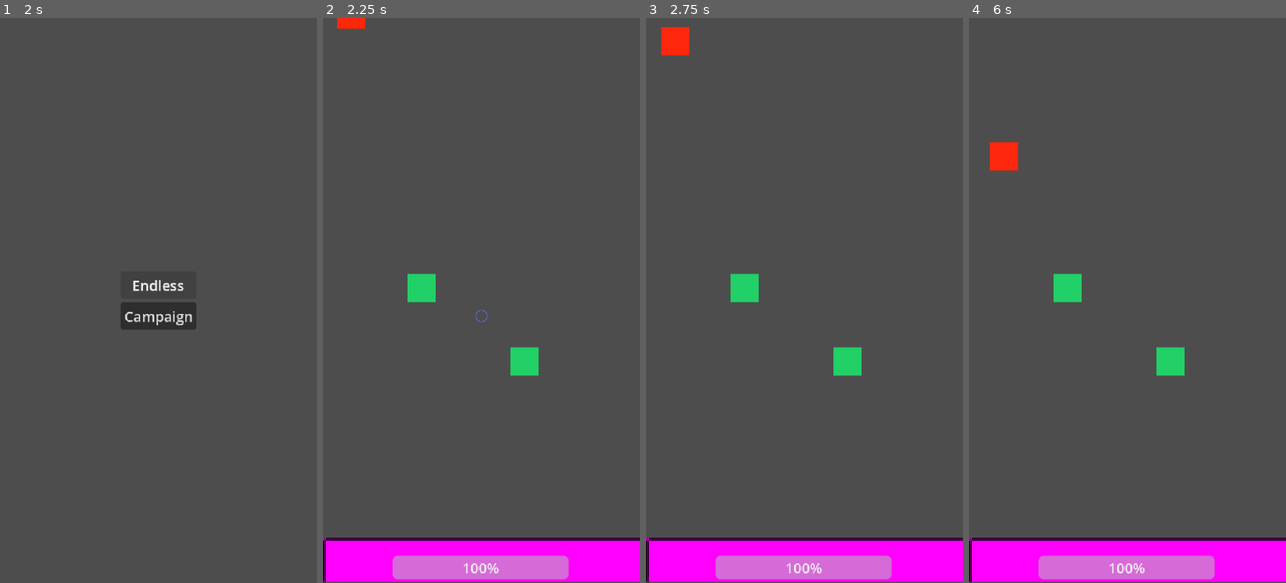
Above: before the commit, frames 1-4 (left to right).
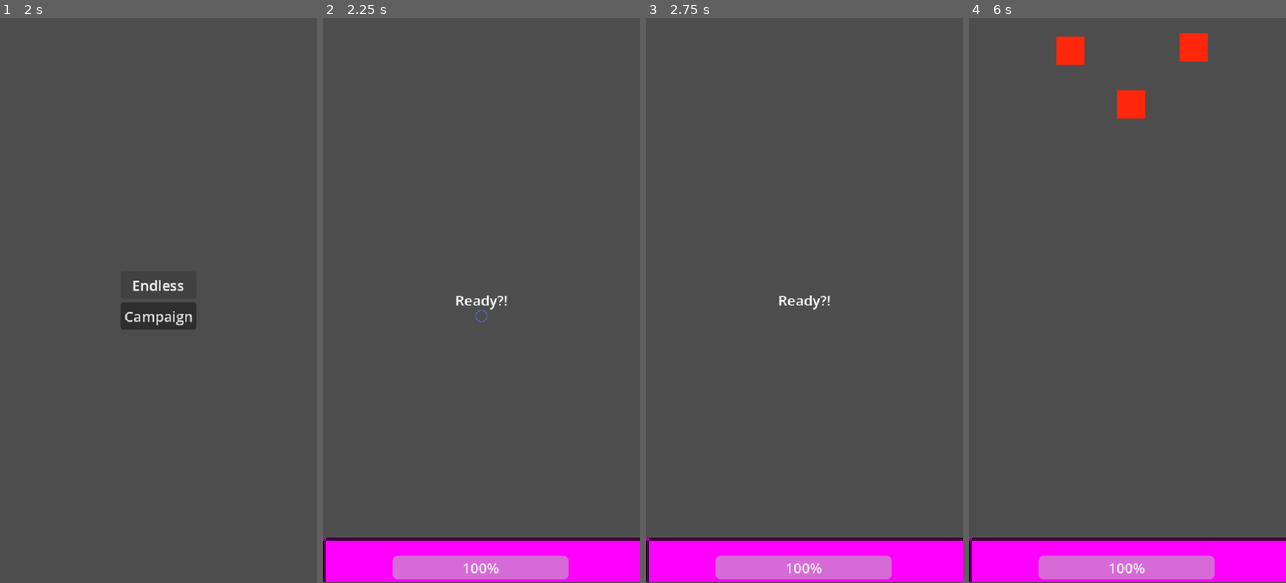
Above: after the commit, the same moments.

Repository: Mholliday6611/giant-siege
Game: Godot game, scene res://scenes/main_menu.tscn
Two runs of this game, one before a commit and one after it. Both use one fixed random seed, a clock stepped at 60 frames per second and the inputs below.
Inputs (mouse positions are in pixels of both pictures, inside the frame that each line leads up to):
- Up to frame 1 (2 s): click "Endless" at 0.5 s; click "Endless" at 1.25 s
- Up to frame 2 (2.25 s): click "Campaign" at 2 s
- Up to frame 3 (2.75 s): no input
- Up to frame 4 (6 s): move the mouse to (1197, 272) at 2.77 s; press the mouse at (1197, 272) at 2.78 s; release the mouse at (1197, 272) at 3.5 s; drag from (1064, 328) to (1140, 46) at 3.52 s; move the mouse to (1159, 176) at 4.27 s; press the mouse at (1159, 176) at 4.28 s; release the mouse at (1159, 176) at 5 s; drag from (1111, 413) to (1127, 560) at 5.02 s; move the mouse to (1222, 385) at 5.77 s; press the mouse at (1222, 385) at 5.78 s

Frame 1 is identical in both runs. In frame 2, 1.2% of the frame differs, in the area x 4-68%, y 0-64%; in frame 3, 1.5%; in frame 4, 2.7%, in the area x 6-76%, y 2-64%.

Commit message:
Update level start ui, test out pathing and waves

Diff:
--- a/scenes/Levels/Level1/level_1.tscn
+++ b/scenes/Levels/Level1/level_1.tscn
@@ -1,15 +1,8 @@
 [gd_scene format=3 uid="uid://cqvtf7iahw6pd"]
 
 [ext_resource type="PackedScene" uid="uid://o0j36srxjy86" path="res://scenes/game_world.tscn" id="1_dcdww"]
-[ext_resource type="PackedScene" uid="uid://tyefx43gyss4" path="res://scenes/citizen.tscn" id="2_k7a52"]
 
 [node name="Level1" type="Node2D" unique_id=406393790]
 
 [node name="GameWorld" parent="." unique_id=404435621 instance=ExtResource("1_dcdww")]
 waves = 2
-
-[node name="Citizen" parent="." unique_id=1736395255 instance=ExtResource("2_k7a52")]
-position = Vector2(112, 306)
-
-[node name="Citizen2" parent="." unique_id=2124501810 instance=ExtResource("2_k7a52")]
-position = Vector2(229, 389)
--- a/scenes/Levels/Level1/waves/wave_1.tscn
+++ b/scenes/Levels/Level1/waves/wave_1.tscn
@@ -2,12 +2,6 @@
 
 [ext_resource type="Script" uid="uid://cvyvem5j583wv" path="res://scripts/classes/wave.gd" id="1_jpu3k"]
 [ext_resource type="PackedScene" uid="uid://dd11vde02imou" path="res://scenes/enemy.tscn" id="2_mqc0x"]
-
-[sub_resource type="Curve2D" id="Curve2D_jpu3k"]
-_data = {
-"points": PackedVector2Array(0, 0, 0, 0, 0, 17, 0, 0, 0, 0, 8, 182)
-}
-point_count = 2
 
 [node name="Wave1" type="Node2D" unique_id=847375866]
 script = ExtResource("1_jpu3k")
@@ -15,11 +9,33 @@
 
 [node name="Enemies" type="Node" parent="." unique_id=87890856]
 
-[node name="Path2D" type="Path2D" parent="Enemies" unique_id=1017175576]
-position = Vector2(32, -16)
-curve = SubResource("Curve2D_jpu3k")
+[node name="Enemy" parent="Enemies" unique_id=374857170 instance=ExtResource("2_mqc0x")]
+position = Vector2(184, -16)
+SPEED = 2
 
-[node name="Enemy" parent="Enemies" unique_id=374857170 node_paths=PackedStringArray("path_node") instance=ExtResource("2_mqc0x")]
-position = Vector2(32, -16)
-SPEED = 1
-path_node = NodePath("../Path2D")
+[node name="Enemy2" parent="Enemies" unique_id=1153591023 instance=ExtResource("2_mqc0x")]
+position = Vector2(115, -77)
+SPEED = 2
+
+[node name="Enemy3" parent="Enemies" unique_id=628470002 instance=ExtResource("2_mqc0x")]
+position = Vector2(255, -81)
+SPEED = 2
+
+[node name="Enemy4" parent="Enemies" unique_id=1946995858 instance=ExtResource("2_mqc0x")]
+position = Vector2(156, -159)
+SPEED = 2
+
+[node name="Enemy5" parent="Enemies" unique_id=1395031394 instance=ExtResource("2_mqc0x")]
+position = Vector2(223, -159)
+SPEED = 2
+delay_time = 3
+
+[node name="Enemy6" parent="Enemies" unique_id=755035717 instance=ExtResource("2_mqc0x")]
+position = Vector2(57, -191)
+SPEED = 2
+delay_time = 3
+
+[node name="Enemy7" parent="Enemies" unique_id=251935540 instance=ExtResource("2_mqc0x")]
+position = Vector2(298, -189)
+SPEED = 2
+delay_time = 3
--- a/scenes/Levels/Level1/waves/wave_2.tscn
+++ b/scenes/Levels/Level1/waves/wave_2.tscn
@@ -2,6 +2,12 @@
 
 [ext_resource type="PackedScene" uid="uid://dd11vde02imou" path="res://scenes/enemy.tscn" id="1_g7bnk"]
 [ext_resource type="Script" uid="uid://cvyvem5j583wv" path="res://scripts/classes/wave.gd" id="1_qmh8p"]
+
+[sub_resource type="Curve2D" id="Curve2D_qmh8p"]
+_data = {
+"points": PackedVector2Array(0, 0, 0, 0, 157, 4, 0, 0, 0, 0, 45, 158, 0, 0, 0, 0, 202, 238, 0, 0, 0, 0, 328, 337, 0, 0, 0, 0, 87, 516, 0, 0, 0, 0, 235, 634, 0, 0, 0, 0, 257, 677)
+}
+point_count = 7
 
 [node name="Wave2" type="Node2D" unique_id=2136882068]
 script = ExtResource("1_qmh8p")
@@ -9,7 +15,41 @@
 
 [node name="Enemies" type="Node" parent="." unique_id=2059945169]
 
-[node name="Enemy" parent="Enemies" unique_id=374857170 node_paths=PackedStringArray("path_node") instance=ExtResource("1_g7bnk")]
+[node name="Enemy2" parent="Enemies" unique_id=374857170 node_paths=PackedStringArray("path_node") instance=ExtResource("1_g7bnk")]
+position = Vector2(159, -113)
+SPEED = 3
+path_node = NodePath("../../Paths/Path2D")
+
+[node name="Enemy3" parent="Enemies" unique_id=1883350528 node_paths=PackedStringArray("path_node") instance=ExtResource("1_g7bnk")]
+position = Vector2(164, -212)
+SPEED = 2
+delay_time = 5
+path_node = NodePath("../../Paths/Path2D")
+
+[node name="Enemy4" parent="Enemies" unique_id=510414554 node_paths=PackedStringArray("path_node") instance=ExtResource("1_g7bnk")]
+position = Vector2(164, -294)
+SPEED = 2
+delay_time = 6
+path_node = NodePath("../../Paths/Path2D")
+
+[node name="Enemy5" parent="Enemies" unique_id=1305714819 node_paths=PackedStringArray("path_node") instance=ExtResource("1_g7bnk")]
+position = Vector2(299, -148)
+SPEED = 2
+delay_time = 4
+path_node = NodePath("../../Paths/Path2D")
+
+[node name="Enemy6" parent="Enemies" unique_id=1089651828 node_paths=PackedStringArray("path_node") instance=ExtResource("1_g7bnk")]
+position = Vector2(63, -163)
+SPEED = 2
+delay_time = 4
+path_node = NodePath("../../Paths/Path2D")
+
+[node name="Enemy" parent="Enemies" unique_id=2070015872 node_paths=PackedStringArray("path_node") instance=ExtResource("1_g7bnk")]
 position = Vector2(156, -15)
-SPEED = 1
-path_node = NodePath("")
+SPEED = 3
+path_node = NodePath("../../Paths/Path2D")
+
+[node name="Paths" type="Node" parent="." unique_id=1768333581]
+
+[node name="Path2D" type="Path2D" parent="Paths" unique_id=1025777990]
+curve = SubResource("Curve2D_qmh8p")
--- a/scenes/game_world.tscn
+++ b/scenes/game_world.tscn
@@ -4,6 +4,7 @@
 [ext_resource type="Script" uid="uid://ul77pyca3bmt" path="res://scripts/game_world.gd" id="1_ywgp6"]
 [ext_resource type="PackedScene" uid="uid://e27ubdi7p8sy" path="res://scenes/enemy_spawner.tscn" id="2_47u71"]
 [ext_resource type="Script" uid="uid://c0dbg1addncgt" path="res://scripts/classes/multi_type_button.gd" id="4_0vfqx"]
+[ext_resource type="PackedScene" uid="uid://b28hxys1y70a2" path="res://scenes/level_start_ui.tscn" id="5_wbbl4"]
 
 [sub_resource type="RectangleShape2D" id="RectangleShape2D_ywgp6"]
 size = Vector2(250, 60)
@@ -41,4 +42,7 @@
 script = ExtResource("4_0vfqx")
 metadata/_custom_type_script = "uid://c0dbg1addncgt"
 
+[node name="LevelStartUI" parent="." unique_id=906669044 instance=ExtResource("5_wbbl4")]
+
 [connection signal="pressed" from="GamveOverUI/Button" to="." method="_on_button_pressed"]
+[connection signal="level_start_animation_finished" from="LevelStartUI" to="." method="_on_level_start_ui_level_start_animation_finished"]
--- /dev/null
+++ b/scenes/level_start_ui.tscn
@@ -0,0 +1,82 @@
+[gd_scene format=3 uid="uid://b28hxys1y70a2"]
+
+[ext_resource type="Script" uid="uid://bqeq1axmn3b5x" path="res://scripts/level_start_ui.gd" id="1_ubxnp"]
+
+[sub_resource type="Animation" id="Animation_viv5o"]
+resource_name = "LevelStart"
+length = 3.0
+tracks/0/type = "value"
+tracks/0/imported = false
+tracks/0/enabled = true
+tracks/0/path = NodePath("LevelStartLabel:text")
+tracks/0/interp = 1
+tracks/0/loop_wrap = true
+tracks/0/keys = {
+"times": PackedFloat32Array(0, 1, 2),
+"transitions": PackedFloat32Array(1, 1, 1),
+"update": 1,
+"values": ["Ready?!", "Set!", "GO!"]
+}
+tracks/1/type = "value"
+tracks/1/imported = false
+tracks/1/enabled = true
+tracks/1/path = NodePath(".:visible")
+tracks/1/interp = 1
+tracks/1/loop_wrap = true
+tracks/1/keys = {
+"times": PackedFloat32Array(0, 3),
+"transitions": PackedFloat32Array(1, 1),
+"update": 1,
+"values": [true, false]
+}
+
+[sub_resource type="Animation" id="Animation_ubxnp"]
+length = 0.001
+tracks/0/type = "value"
+tracks/0/imported = false
+tracks/0/enabled = true
+tracks/0/path = NodePath("LevelStartLabel:text")
+tracks/0/interp = 1
+tracks/0/loop_wrap = true
+tracks/0/keys = {
+"times": PackedFloat32Array(0),
+"transitions": PackedFloat32Array(1),
+"update": 1,
+"values": ["Ready?!"]
+}
+tracks/1/type = "value"
+tracks/1/imported = false
+tracks/1/enabled = true
+tracks/1/path = NodePath(".:visible")
+tracks/1/interp = 1
+tracks/1/loop_wrap = true
+tracks/1/keys = {
+"times": PackedFloat32Array(0),
+"transitions": PackedFloat32Array(1),
+"update": 1,
+"values": [false]
+}
+
+[sub_resource type="AnimationLibrary" id="AnimationLibrary_fvd3o"]
+_data = {
+&"LevelStart": SubResource("Animation_viv5o"),
+&"RESET": SubResource("Animation_ubxnp")
+}
+
+[node name="LevelStartUI" type="CenterContainer" unique_id=906669044]
+visible = false
+offset_right = 360.0
+offset_bottom = 640.0
+size_flags_vertical = 4
+script = ExtResource("1_ubxnp")
+metadata/_edit_use_anchors_ = true
+
+[node name="LevelStartLabel" type="Label" parent="." unique_id=1308162642]
+layout_mode = 2
+text = "Ready?!"
+
+[node name="LevelStartAnimator" type="AnimationPlayer" parent="." unique_id=1505358841]
+libraries/ = SubResource("AnimationLibrary_fvd3o")
+autoplay = &"LevelStart"
+
+[connection signal="animation_finished" from="LevelStartAnimator" to="." method="_on_level_start_animator_animation_finished"]
--- a/scripts/enemy.gd
+++ b/scripts/enemy.gd
@@ -38,10 +38,12 @@
 				current_point_index += 1
 
 func _on_health_component_died() -> void:
+	print(died)
 	died.emit()
 	queue_free()
 
 func _on_hit_box_area_entered(area: Area2D) -> void:
 	if area.is_in_group("base"):
+		print(died)
 		died.emit()
 		queue_free()
--- a/scripts/game_world.gd
+++ b/scripts/game_world.gd
@@ -3,6 +3,7 @@
 @onready var gamve_over_ui: CenterContainer = $GamveOverUI
 @onready var enemy_spawner: Area2D = $EnemySpawner
 @onready var enemy_scene: PackedScene = preload("res://scenes/enemy.tscn")
+
 
 @export var waves: int
 @export var use_waves: bool = true
@@ -12,7 +13,7 @@
 # Called when the node enters the scene tree for the first time.
 func _ready() -> void:
 	GameManager.gameover.connect(trigger_gameover)
-	spawn_waves()
+
 
 # Called every frame. 'delta' is the elapsed time since the previous frame.
 func _process(delta: float) -> void:
@@ -60,3 +61,7 @@
 
 func _on_button_pressed() -> void:
 	GameManager.handle_game_reset()
+
+
+func _on_level_start_ui_level_start_animation_finished() -> void:
+	spawn_waves()
--- /dev/null
+++ b/scripts/level_start_ui.gd
@@ -0,0 +1,9 @@
+extends CenterContainer
+
+signal level_start_animation_finished
+
+
+
+func _on_level_start_animator_animation_finished(anim_name: StringName) -> void:
+	if anim_name == "LevelStart":
+		level_start_animation_finished.emit()
--- a/scripts/player.gd
+++ b/scripts/player.gd
@@ -23,23 +23,14 @@
 	if Input.is_action_pressed("press"):
 		held_time += delta
 		#Check can grab logic here
-		if held_time > .15 and could_grab and !is_grabbing:
-			if could_grab && could_grab.has_signal("enter_grab_mode"):
-				#idk if I love this
-				could_grab.enter_grab_mode.emit()
-				is_grabbing = true
-		elif is_grabbing:
+		startGrab()
+		if is_grabbing:
 			could_grab.actor.global_position = get_global_mouse_position()
 		else:
 			is_dragging = true
 	if Input.is_action_just_released("press"):
-		print("Released")
-		if is_grabbing:
-			could_grab.exit_grab_mode.emit()
-			could_grab = null
-			is_grabbing = false
-			#release
-		elif held_time < .15 and can_attack:
+		endGrab()
+		if held_time < .15 and can_attack:
 			attack_handler()
 		held_time = 0
 		is_dragging = false
@@ -48,28 +39,18 @@
 
 func _input(event: InputEvent) -> void:
 	if event is InputEventScreenTouch:
-		print("Screen Event")
 		if event.is_pressed():
 			grabber_box.global_position = event.position
 			is_touching = true
 		else:
-			print("released")
 			if held_time < .15 and can_attack:
 				attack_handler()
-			if is_grabbing:
-				could_grab.exit_grab_mode.emit()
-				could_grab = null
-				is_grabbing = false
+			endGrab()
 			is_touching = false
 			held_time = 0
 	elif event is InputEventScreenDrag:
-		if held_time > .15 and could_grab and !is_grabbing:
-			print("START GRAB")
-			could_grab.enter_grab_mode.emit()
-			is_grabbing = true
-		print("screen drag")
+		startGrab()
 		if is_grabbing:
-			print("drag and grabbing")
 			could_grab.actor.global_position = event.position
 	get_viewport().set_input_as_handled()
 
@@ -82,29 +63,32 @@
 	can_attack = true
 
 func startGrab() -> void:
-	pass
+	if held_time > .15 and could_grab and !is_grabbing:
+		if could_grab.has_signal("enter_grab_mode"):
+			#idk if I love this
+			could_grab.enter_grab_mode.emit()
+			is_grabbing = true
 
 func updateGrab() -> void:
 	pass
 
 func endGrab() -> void:
-	pass
+	if is_grabbing:
+		could_grab.exit_grab_mode.emit()
+		could_grab = null
+		is_grabbing = false
 
 func _on_health_component_damage_received() -> void:
-	print("Hit")
 	health_bar.value = health_component.health
 
 
 func _on_health_component_died() -> void:
-	print("Hit")
 	health_bar.value = health_component.health
 	GameManager.handle_gameover()
 
 func _on_grabber_box_area_entered(area: Area2D) -> void:
 	if !is_dragging and !is_grabbing:
-		print("GRAB FIRED")
 		could_grab = area
-
 
 func _on_grabber_box_area_exited(area: Area2D) -> void:
 	if !is_dragging and !is_grabbing:
Not shown, added: scripts/level_start_ui.gd.uid
